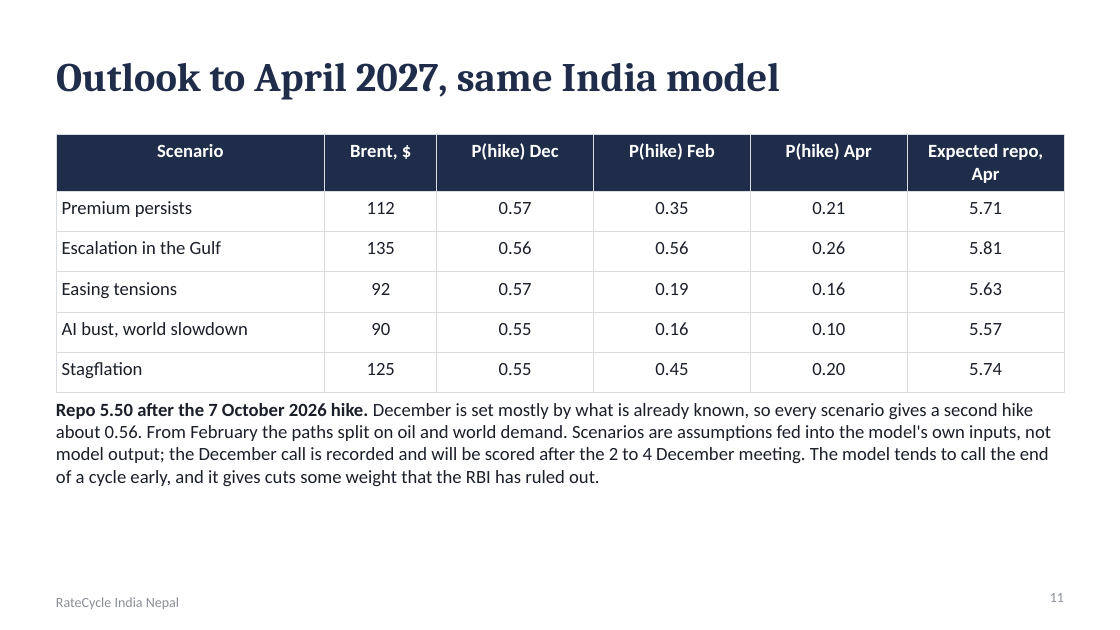
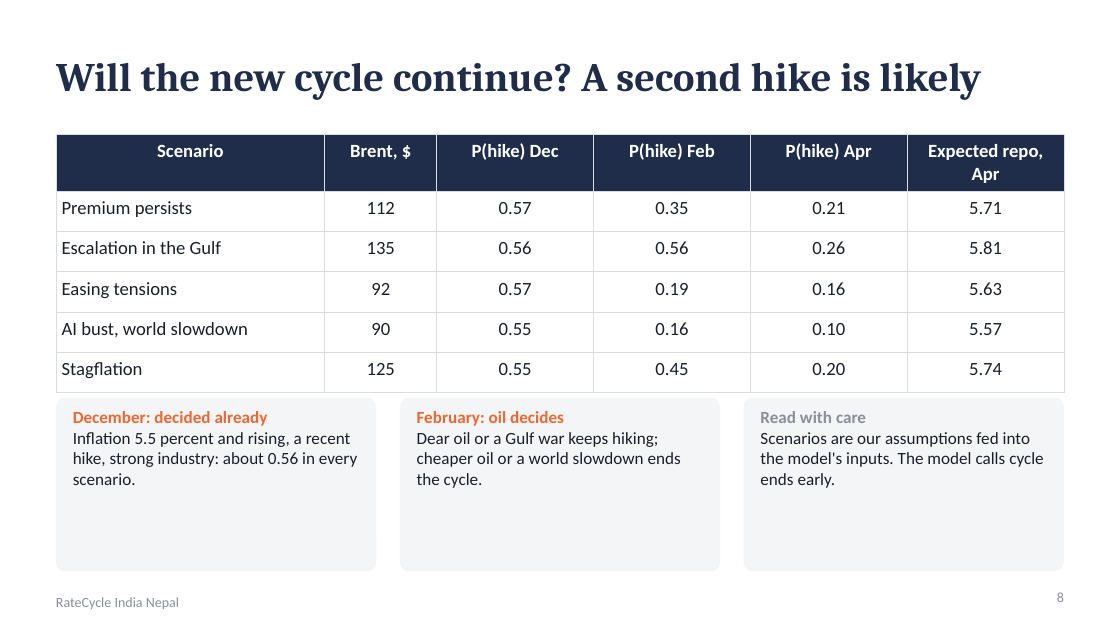
Before and after one commit to sakrit204-byte/interest_rate_cycle_prediction_for_india, a slide deck: slide 8 of reports/presentation/ratecycle_india_nepal.pptx (slide 11 before the commit). Drawn at 1120x630 pixels with LibreOffice and Linux fonts; fonts in the diff are those of the drawing. Boxes give left, top, right and bottom in pixels: in the first picture for what was removed or moved away, otherwise in the second. Text is boxed around its words. In the diff, an @@ line names an element or a change of style, - is before the commit and + after.

Commit message:
Presentation refocused on India's new rate cycle and Nepal under the peg, cycle comparison, decision D053

```diff
--- a/reports/presentation/ratecycle_india_nepal.pptx
+++ b/reports/presentation/ratecycle_india_nepal.pptx
@@ title at [56,63,982,100]: text changed @@
-Outlook to April 2027, same India model
+Will the new cycle continue? A second hike is likely
@@ text removed at [56,403,1051,486] @@
-Repo 5.50 after the 7 October 2026 hike. December is set mostly by what is already known, so every scenario gives a second hike about 0.56. From February the paths split on oil and world demand. Scenarios are assumptions fed into the model's own inputs, not model output; the December call is recorded and will be scored after the 2 to 4 December meeting. The model tends to call the end of a cycle early, and it gives cuts some weight that the RBI has ruled out.
@@ rounded rectangle added at [56,398,376,571], fill #F4F5F7 @@
@@ text added at [73,411,357,485], 11 pt, text #1B1F2A @@
+December: decided already
+Inflation 5.5 percent and rising, a recent hike, strong industry: about 0.56 in every scenario.
@@ rounded rectangle added at [400,398,720,571], fill #F4F5F7 @@
@@ text added at [417,411,681,488], 11 pt, text #1B1F2A @@
+February: oil decides
+Dear oil or a Gulf war keeps hiking; cheaper oil or a world slowdown ends the cycle.
@@ rounded rectangle added at [744,398,1064,571], fill #F4F5F7 @@
@@ text added at [760,411,1043,488], 11 pt, text #1B1F2A @@
+Read with care
+Scenarios are our assumptions fed into the model's inputs. The model calls cycle ends early.
@@ page number at [1057,592,1064,602]: text changed @@
-11
+8
```
Also in this commit, not shown: 8 other slides changed, 4 slides added, 5 other files.
